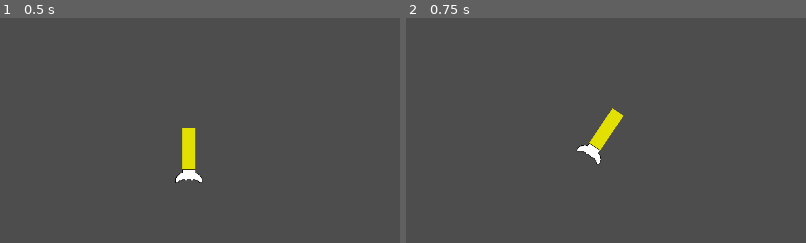
Above: before the commit, frames 1-2 (left to right).
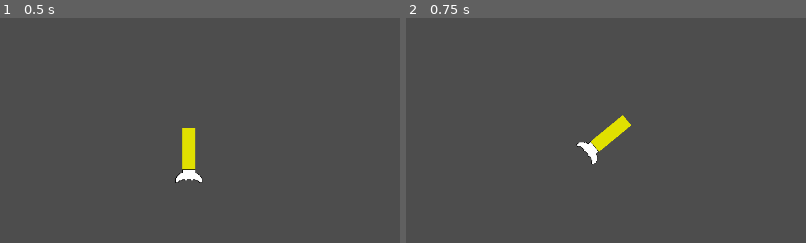
Above: after the commit, the same moments.

Repository: CWmain/SpaceJunkGame
Game: Godot game, scene res://Levels/main_level.tscn
Same seed, same stepped clock (60 frames per second), same inputs: the game is played once before the commit and once after it.
Inputs (mouse positions are % of the whole screen's width and height, from its top left):
- Up to frame 1 (0.5 s): no input
- Up to frame 2 (0.75 s): tap Enter at 0.5 s; move the mouse to (72, 45) at 0.52 s; hold D (TurnRight) from 0.53 s (still down); hold E (Boost) from 0.53 s (still down)
The pictures show only the part of the screen within x 42-92%, y 42-92%; the shares and areas given below are measured in that part.

Frame 1 is identical in both runs. In frame 2, 0.8% of the frame differs, in the area x 42-57%, y 40-65%.

Commit message:
Added new ability to push asteroids which are in cut range away from the player rocket

Diff:
--- a/Levels/main_level.tscn
+++ b/Levels/main_level.tscn
@@ -119,7 +119,7 @@
 position = Vector2(-1, -533)
 pixelCounter = NodePath("../pixelCounter")
 spawnForce = 100.0
-spawnGap = 5.0
+spawnGap = 20.0
 
 [node name="Red" parent="." node_paths=PackedStringArray("pixel_counter") instance=ExtResource("4_3djyo")]
 position = Vector2(329, 672)
--- a/Objects/player_rocket/player_rocket.gd
+++ b/Objects/player_rocket/player_rocket.gd
@@ -2,11 +2,14 @@
 
 
 const STOP_SPEED = 18000.0
-const ROTATION_SPEED = (PI/64) * 60
+const ROTATION_SPEED = (PI/64) * 60 * 1.5
 
 const THRUST_VELOCITY = Vector2(0,-18000)
 
-const BOOST = 300
+@export var PUSH_FORCE: float = 1000
+var canPush: bool = true
+
+@export var BOOST: float = 300
 var canBoost: bool = true
 
 @onready var cutting_tool = $CuttingTool
@@ -40,6 +43,8 @@
 		apply_impulse(Vector2(0,-BOOST).rotated(rotation))
 		canBoost = false
 
+	if Input.is_action_pressed("Push") and canPush:
+		asteroidPush()
 
 	# Get the input direction and handle the movement/deceleration.
 	# As good practice, you should replace UI actions with custom gameplay actions.
@@ -116,7 +121,17 @@
 
 		entity.queue_free()
 
-
+func asteroidPush():
+	canPush = false
+	print("asteroidPush: Attempting Push")
+	for entity in cutting_tool.get_overlapping_bodies():
+		# Get the vector from the rocket to the asteroid
+		var directionVector : Vector2 = (entity.position - position).normalized()
+		entity.apply_impulse(directionVector*PUSH_FORCE)
 
 func _on_timer_timeout():
 	canBoost = true
+
+
+func _on_push_timer_timeout():
+	canPush = true
--- a/Objects/player_rocket/player_rocket.tscn
+++ b/Objects/player_rocket/player_rocket.tscn
@@ -39,7 +39,13 @@
 SPEED = 1000.0
 player_rocket = NodePath("..")
 
-[node name="BoostTimer" type="Timer" parent="."]
+[node name="Timers" type="Node" parent="."]
+
+[node name="PushTimer" type="Timer" parent="Timers"]
 autostart = true
 
-[connection signal="timeout" from="BoostTimer" to="." method="_on_timer_timeout"]
+[node name="BoostTimer" type="Timer" parent="Timers"]
+autostart = true
+
+[connection signal="timeout" from="Timers/PushTimer" to="." method="_on_push_timer_timeout"]
+[connection signal="timeout" from="Timers/BoostTimer" to="." method="_on_timer_timeout"]
--- a/project.godot
+++ b/project.godot
@@ -74,6 +74,11 @@
 "events": [Object(InputEventKey,"resource_local_to_scene":false,"resource_name":"","device":-1,"window_id":0,"alt_pressed":false,"shift_pressed":false,"ctrl_pressed":false,"meta_pressed":false,"pressed":false,"keycode":0,"physical_keycode":69,"key_label":0,"unicode":101,"echo":false,"script":null)
 ]
 }
+Push={
+"deadzone": 0.5,
+"events": [Object(InputEventMouseButton,"resource_local_to_scene":false,"resource_name":"","device":-1,"window_id":0,"alt_pressed":false,"shift_pressed":false,"ctrl_pressed":false,"meta_pressed":false,"button_mask":0,"position":Vector2(0, 0),"global_position":Vector2(0, 0),"factor":1.0,"button_index":2,"canceled":false,"pressed":false,"double_click":false,"script":null)
+]
+}
 
 [layer_names]
 
